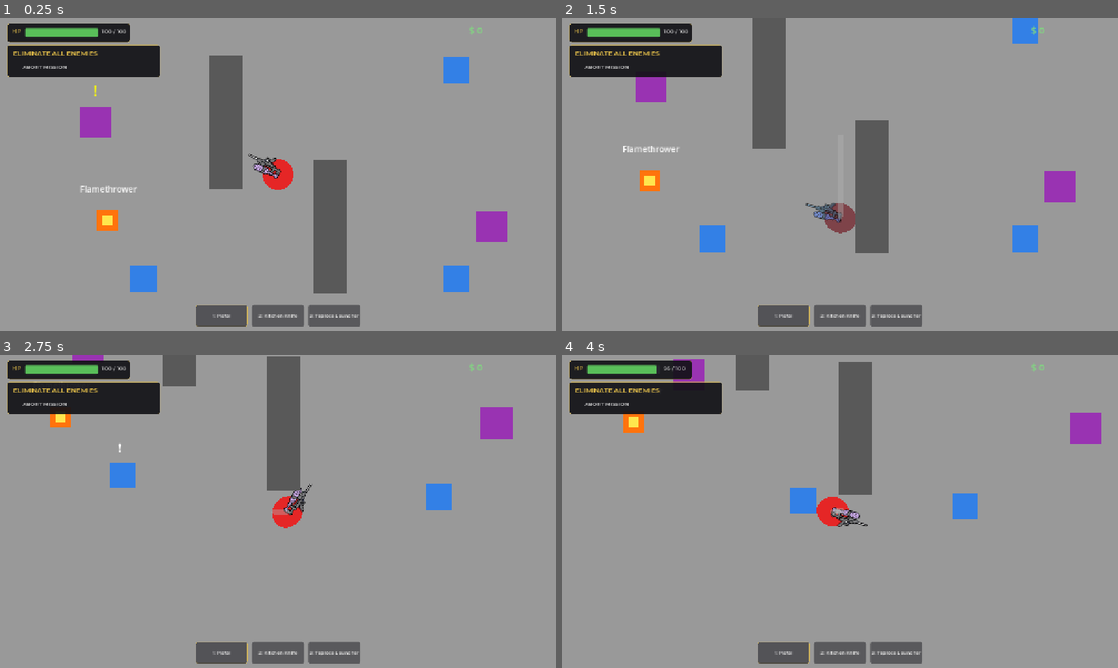
Above: before the commit, frames 1-4 (two rows, left to right).
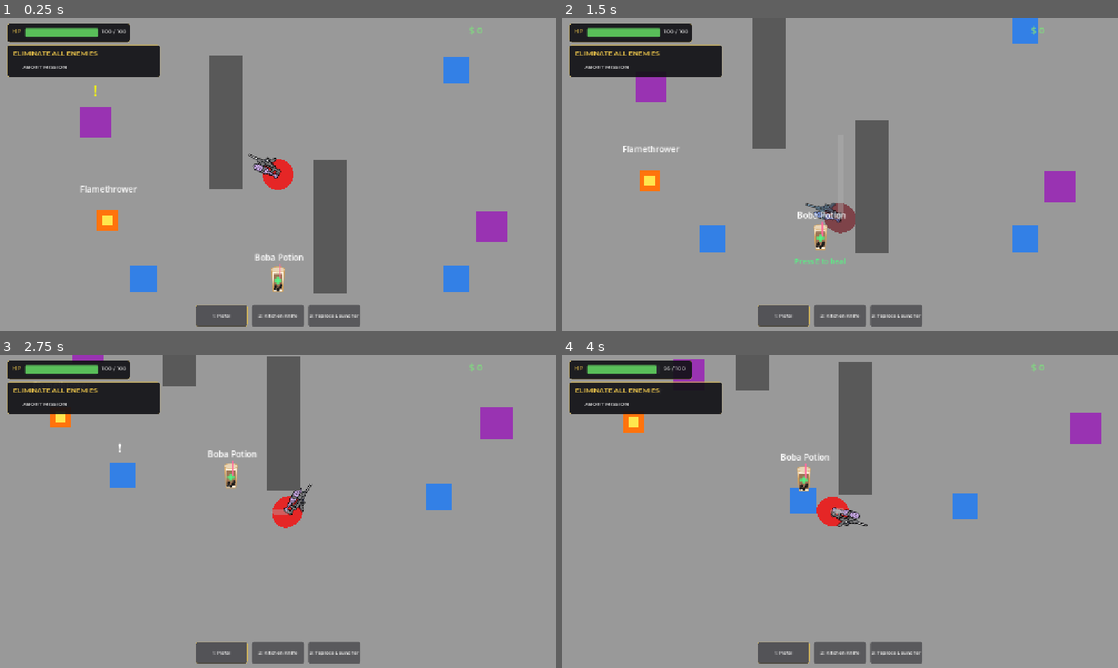
Above: after the commit, the same moments.

Repository: coyote321/BobaGame
Game: Godot game, scene res://Scenes/MissionScene.tscn
Same seed, same stepped clock (60 frames per second), same inputs: the game is played once before the commit and once after it. This scene is started directly instead of the project's main scene.
Inputs (mouse positions are in pixels of both pictures, inside the frame that each line leads up to):
- Up to frame 1 (0.25 s): no input
- Up to frame 2 (1.5 s): tap Enter at 0.5 s; move the mouse to (962, 158) at 0.52 s; hold D (move_right) 0.53-1.28 s; hold E (interact) 0.53-1.28 s; click (962, 158) at 0.67 s; move the mouse to (728, 190) at 1.27 s; hold S (move_down) from 1.28 s (still down); tap G (ability) at 1.35 s
- Up to frame 3 (2.75 s): tap E (interact) at 1.55, 2.3 s; move the mouse to (333, 442) at 2.02 s; release S (move_down) at 2.03 s; hold D (move_right) from 2.03 s (still down); hold Right mouse button (aim) from 2.03 s (still down)
- Up to frame 4 (4 s): move the mouse to (812, 574) at 2.77 s; release D (move_right) at 2.78 s; release Right mouse button (aim) at 2.78 s; hold W (move_up) 2.78-3.53 s; tap Ctrl (crouch) at 2.85 s; click (812, 574) at 2.92 s; tap E (interact) at 3.05 s; move the mouse to (1006, 558) at 3.52 s; hold A (move_left) from 3.53 s (still down); hold E (interact) from 3.53 s (still down)

The runs differ from the first frame. In frame 1, 0.3% of the frame differs, in the area x 45-55%, y 75-88%; in frame 2, 0.4%, in the area x 41-51%, y 61-79%; in frame 3, 0.3%; in frame 4, 0.3%.

Commit message:
healing items adde and added temp texture to launcher

Diff:
--- a/Assets/Sprites/boba_cup.svg
+++ b/Assets/Sprites/boba_cup.svg
@@ -1 +1,19 @@
-<svg width="32" height="64" xmlns="http://www.w3.org/2000/svg"><rect width="32" height="50" fill="#f1c40f" opacity="0.8" /><circle cx="16" cy="45" r="5" fill="#2c3e50" /></svg>
+<svg width="32" height="64" xmlns="http://www.w3.org/2000/svg">
+  <!-- Cup body (tapered) -->
+  <polygon points="4,12 28,12 25,54 7,54" fill="#fef3e0" stroke="#d4a056" stroke-width="1.5"/>
+  <!-- Dome lid -->
+  <ellipse cx="16" cy="12" rx="13" ry="5" fill="#e8d5b7" stroke="#d4a056" stroke-width="1"/>
+  <!-- Boba tea liquid -->
+  <rect x="7" y="20" width="18" height="30" rx="1" fill="#8B5E3C" opacity="0.85"/>
+  <!-- Tapioca pearls -->
+  <circle cx="12" cy="44" r="3" fill="#1a1a1a"/>
+  <circle cx="20" cy="46" r="3" fill="#1a1a1a"/>
+  <circle cx="16" cy="50" r="3" fill="#1a1a1a"/>
+  <circle cx="10" cy="49" r="2.5" fill="#222"/>
+  <circle cx="22" cy="42" r="2.5" fill="#222"/>
+  <!-- Straw -->
+  <rect x="18" y="1" width="3" height="30" rx="1" fill="#ff6b9d" opacity="0.9"/>
+  <!-- Healing glow (green cross) -->
+  <rect x="13" y="26" width="6" height="14" rx="1" fill="#4dff88" opacity="0.7"/>
+  <rect x="9" y="30" width="14" height="6" rx="1" fill="#4dff88" opacity="0.7"/>
+</svg>
--- /dev/null
+++ b/Scenes/BobaHealingPotion.tscn
@@ -0,0 +1,28 @@
+[gd_scene load_steps=3 format=3]
+
+[ext_resource type="Script" path="res://Scripts/BobaHealingPotion.gd" id="1_script"]
+[ext_resource type="Texture2D" path="res://Assets/Sprites/boba_cup.svg" id="2_sprite"]
+
+[sub_resource type="CircleShape2D" id="CircleShape2D_heal"]
+radius = 40.0
+
+[node name="BobaHealingPotion" type="Area2D"]
+collision_layer = 8
+collision_mask = 2
+script = ExtResource("1_script")
+
+[node name="Sprite2D" type="Sprite2D" parent="."]
+texture = ExtResource("2_sprite")
+
+[node name="Label" type="Label" parent="."]
+offset_left = -45.0
+offset_top = -55.0
+offset_right = 45.0
+offset_bottom = -35.0
+text = "Boba Potion"
+horizontal_alignment = 1
+vertical_alignment = 1
+
+[node name="CollisionShape2D" type="CollisionShape2D" parent="."]
+shape = SubResource("CircleShape2D_heal")
+debug_color = Color(0.3, 1.0, 0.5, 0.2)
--- a/Scenes/MissionScene.tscn
+++ b/Scenes/MissionScene.tscn
@@ -7,6 +7,7 @@
 [ext_resource type="PackedScene" path="res://Scenes/FlamethrowerPickup.tscn" id="7_31li1"]
 [ext_resource type="PackedScene" uid="uid://by8ejuwjj3axa" path="res://Scenes/Enemy2.tscn" id="7_enemy2"]
 [ext_resource type="PackedScene" uid="uid://c8ungd4jd7yww" path="res://Scenes/HUD.tscn" id="8_hud"]
+[ext_resource type="PackedScene" path="res://Scenes/BobaHealingPotion.tscn" id="9_boba_heal"]
 
 [node name="MissionScene" type="Node2D"]
 script = ExtResource("1_manager")
@@ -54,3 +55,6 @@
 
 [node name="FlamethrowerPickup" parent="." instance=ExtResource("7_31li1")]
 position = Vector2(173, 388)
+
+[node name="BobaHealingPotion" parent="." instance=ExtResource("9_boba_heal")]
+position = Vector2(500, 500)
--- /dev/null
+++ b/Scenes/TapiocaLauncher.tscn
@@ -0,0 +1,23 @@
+[gd_scene load_steps=2 format=3]
+
+[ext_resource type="Script" path="res://Scripts/PistolWeapon.gd" id="1_script"]
+
+[node name="TapiocaLauncher" type="Node2D"]
+script = ExtResource("1_script")
+
+[node name="Body" type="ColorRect" parent="."]
+offset_left = -6.0
+offset_top = -10.0
+offset_right = 30.0
+offset_bottom = 6.0
+color = Color(0.42, 0.27, 0.64, 1)
+
+[node name="Barrel" type="ColorRect" parent="."]
+offset_left = 20.0
+offset_top = -5.0
+offset_right = 40.0
+offset_bottom = 3.0
+color = Color(0.55, 0.38, 0.75, 1)
+
+[node name="Muzzle" type="Marker2D" parent="."]
+position = Vector2(42, -1)
--- /dev/null
+++ b/Scripts/BobaHealingPotion.gd
@@ -0,0 +1,92 @@
+extends Area2D
+
+## Boba Healing Potion pickup.
+## Player must press E while nearby to heal.
+## Restores 30 HP (capped at max_health), then disappears.
+
+@export var heal_amount: int = 30
+
+var _player_in_range: Node2D = null
+var _picked_up: bool = false
+var _prompt_label: Label = null
+var _bob_offset: float = 0.0
+var _base_y: float = 0.0
+
+func _ready() -> void:
+	body_entered.connect(_on_body_entered)
+	body_exited.connect(_on_body_exited)
+	_base_y = position.y
+
+	# Create the "Press E to heal" prompt (hidden by default)
+	_prompt_label = Label.new()
+	_prompt_label.text = "Press E to heal"
+	_prompt_label.horizontal_alignment = HORIZONTAL_ALIGNMENT_CENTER
+	_prompt_label.position = Vector2(-50, 35)
+	_prompt_label.add_theme_font_size_override("font_size", 14)
+	_prompt_label.add_theme_color_override("font_color", Color(0.3, 1.0, 0.5, 0.9))
+	_prompt_label.visible = false
+	add_child(_prompt_label)
+
+func _process(delta: float) -> void:
+	if _picked_up:
+		return
+	# Gentle bobbing animation to make the pickup noticeable
+	_bob_offset += delta * 2.5
+	position.y = _base_y + sin(_bob_offset) * 4.0
+
+func _unhandled_input(event: InputEvent) -> void:
+	if _picked_up or _player_in_range == null:
+		return
+	if event.is_action_pressed("interact"):
+		_pick_up()
+
+func _on_body_entered(body: Node2D) -> void:
+	if body.name == "Player" or body.is_in_group("player"):
+		_player_in_range = body
+		if _prompt_label:
+			_prompt_label.visible = true
+
+func _on_body_exited(body: Node2D) -> void:
+	if body == _player_in_range:
+		_player_in_range = null
+		if _prompt_label:
+			_prompt_label.visible = false
+
+func _pick_up() -> void:
+	if _player_in_range == null:
+		return
+
+	# Check if player is already at full health
+	if _player_in_range.health >= GameManager.max_health:
+		if _prompt_label:
+			_prompt_label.text = "Health is full!"
+			_prompt_label.add_theme_color_override("font_color", Color(1, 0.8, 0.3, 0.9))
+		var flash_tween = create_tween()
+		flash_tween.tween_property(_prompt_label, "modulate:a", 0.0, 0.8).from(1.0)
+		flash_tween.tween_callback(func():
+			if _prompt_label:
+				_prompt_label.text = "Press E to heal"
+				_prompt_label.add_theme_color_override("font_color", Color(0.3, 1.0, 0.5, 0.9))
+				_prompt_label.modulate.a = 1.0
+				_prompt_label.visible = _player_in_range != null
+		)
+		return
+
+	_picked_up = true
+
+	# Heal the player
+	if _player_in_range.has_method("heal"):
+		_player_in_range.heal(heal_amount)
+
+	print("Healed ", heal_amount, " HP with Boba Potion!")
+
+	# Hide prompt
+	if _prompt_label:
+		_prompt_label.visible = false
+
+	# Pickup flash effect — green glow, scale up and fade out
+	modulate = Color(0.3, 1.0, 0.5, 1.0)
+	var tween = create_tween()
+	tween.parallel().tween_property(self, "scale", Vector2(2.0, 2.0), 0.3)
+	tween.parallel().tween_property(self, "modulate:a", 0.0, 0.3)
+	tween.tween_callback(queue_free)
--- a/Scripts/GameManager.gd
+++ b/Scripts/GameManager.gd
@@ -63,6 +63,7 @@
 	},
 	"Tapioca Launcher": {
 		"damage": 6, "fire_rate": 1.2, "unlock_level": 3, "cost": 150, "type": "special",
+		"weapon_scene": "res://Scenes/TapiocaLauncher.tscn",
 		"tuning": {
 			"projectile_speed": 680.0, "projectile_size": 15.0, "projectile_lifetime": 2.8,
 			"spread_deg": 2.2, "projectile_color": Color(0.42, 0.27, 0.64),
--- a/Scripts/PlayerController.gd
+++ b/Scripts/PlayerController.gd
@@ -218,6 +218,20 @@
 	if health <= 0:
 		die()
 
+func heal(amount: int) -> void:
+	health = min(health + amount, GameManager.max_health)
+
+	# Flash green
+	modulate = Color(0.3, 1.0, 0.5)
+	var t := get_tree().create_timer(0.15)
+	await t.timeout
+	if is_instance_valid(self):
+		modulate = Color.WHITE
+
+	# Update HUD
+	if hud_node and hud_node.has_method("update_health"):
+		hud_node.update_health(health, GameManager.max_health)
+
 var is_game_over: bool = false
 
 func die():
Not shown: 1 places in Scenes/MissionScene.tscn that only renumber resources
Not shown, added: Scripts/BobaHealingPotion.gd.uid
